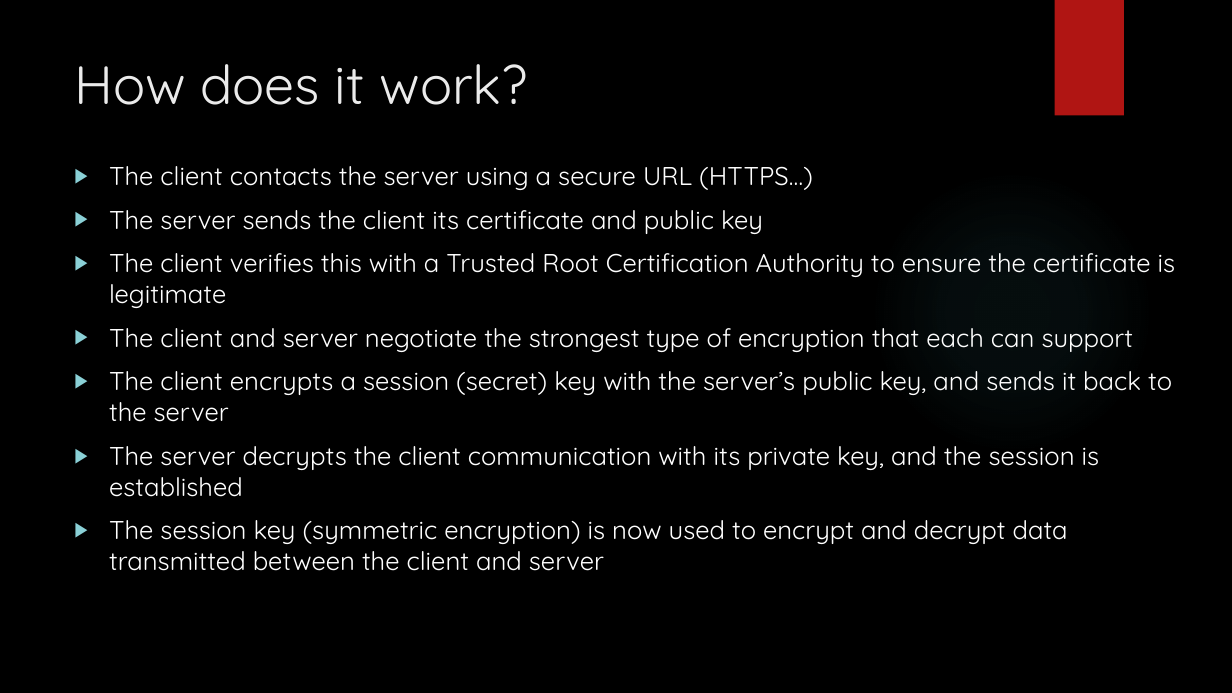
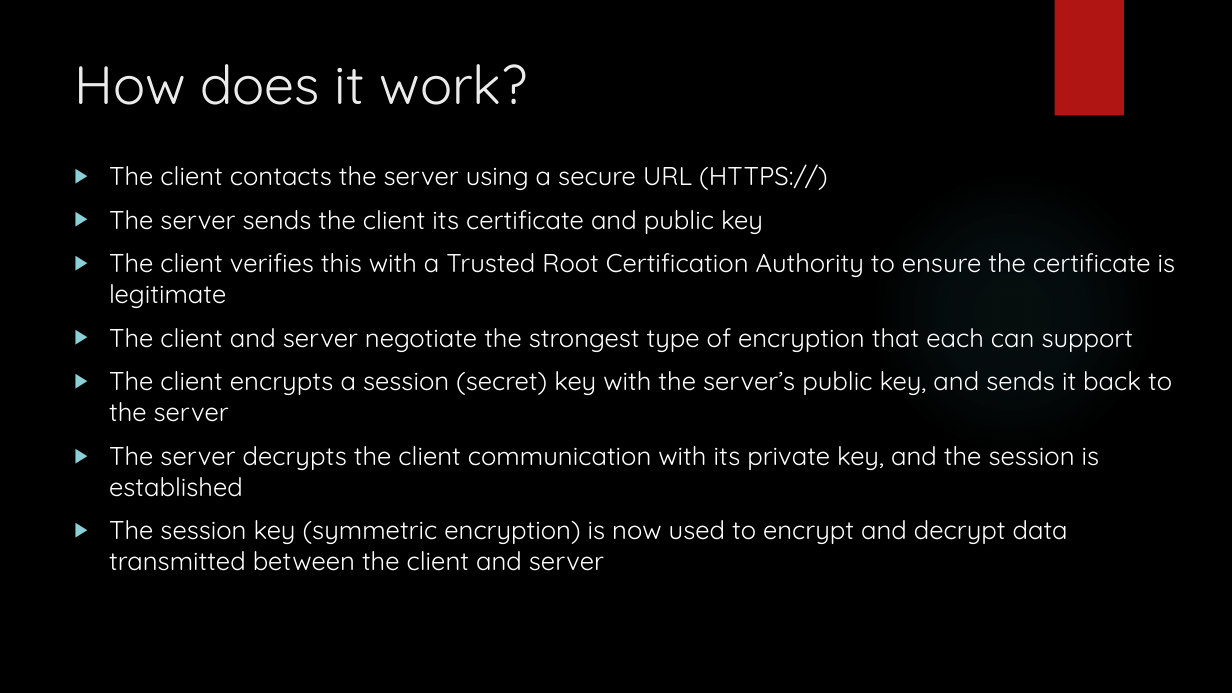
Before and after one commit to DeMaCS-UNICAL/NetworkSecurity, a slide deck: slide 4 of esercitazioni/Laboratory_22-23/Session_3/Lab_03_Slides.pptx. Drawn at 1232x693 pixels with LibreOffice and Linux fonts; fonts in the diff are those of the drawing; background and template pictures are left out. Boxes give left, top, right and bottom in pixels: in the first picture for what was removed or moved away, otherwise in the second. Text is boxed around its words. In the diff, an @@ line names an element or a change of style, - is before the commit and + after.

```diff
--- a/esercitazioni/Laboratory_22-23/Session_3/Lab_03_Slides.pptx
+++ b/esercitazioni/Laboratory_22-23/Session_3/Lab_03_Slides.pptx
@@ text at box(109, 164, 828, 190): text changed @@
-▶ The client contacts the server using a secure URL (HTTPS…)
+▶ The client contacts the server using a secure URL (HTTPS://)
```
Also in this commit, not shown: 2 other slides changed, 2 slides removed.
